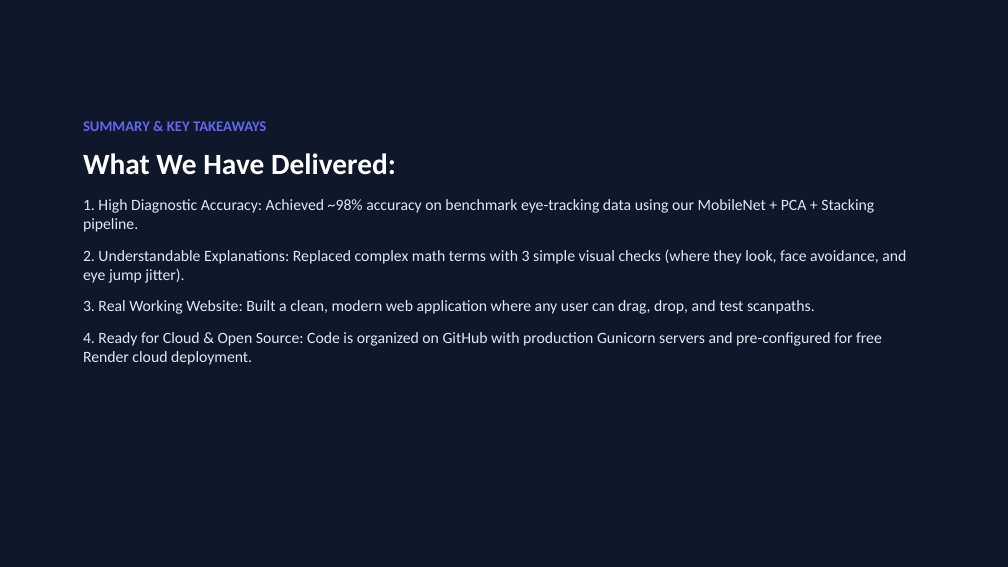
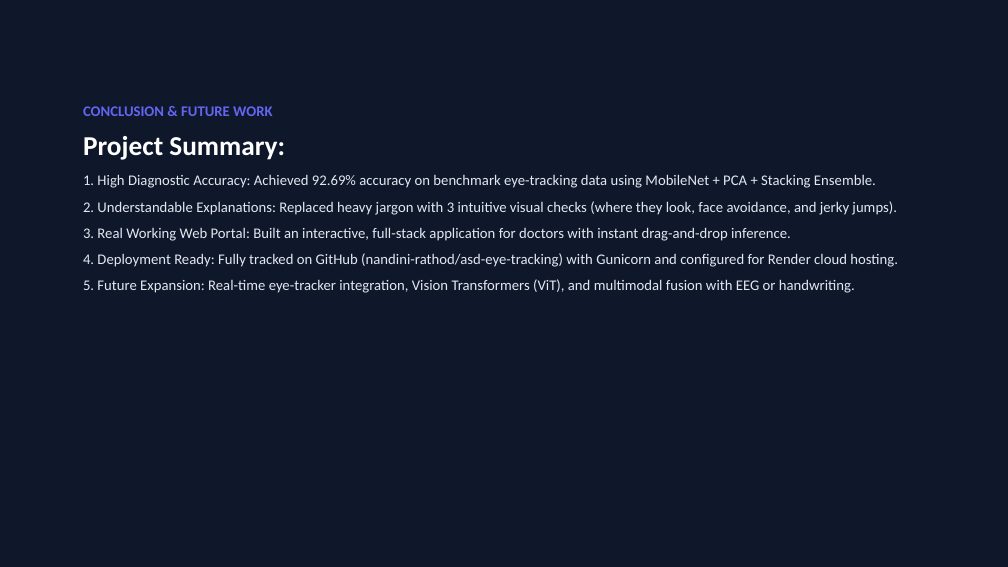
Before and after one commit to nandini-rathod/asd-eye-tracking, a slide deck: slide 10 of ASD_EyeTracking_Presentation.pptx (slide 8 before the commit). Drawn at 1008x567 pixels with LibreOffice and Linux fonts; fonts in the diff are those of the drawing. Boxes give left, top, right and bottom in pixels: in the first picture for what was removed or moved away, otherwise in the second. Text is boxed around its words. In the diff, an @@ line names an element or a change of style, - is before the commit and + after.

```diff
--- a/ASD_EyeTracking_Presentation.pptx
+++ b/ASD_EyeTracking_Presentation.pptx
@@ text at (x1=83, y1=106, x2=898, y2=293): text changed; size 15 to 14 pt @@
-SUMMARY & KEY TAKEAWAYS
-What We Have Delivered:
-1. High Diagnostic Accuracy: Achieved ~98% accuracy on benchmark eye-tracking data using our MobileNet + PCA + Stacking pipeline.
-2. Understandable Explanations: Replaced complex math terms with 3 simple visual checks (where they look, face avoidance, and eye jump jitter).
-3. Real Working Website: Built a clean, modern web application where any user can drag, drop, and test scanpaths.
-4. Ready for Cloud & Open Source: Code is organized on GitHub with production Gunicorn servers and pre-configured for free Render cloud deployment.
+CONCLUSION & FUTURE WORK
+Project Summary:
+1. High Diagnostic Accuracy: Achieved 92.69% accuracy on benchmark eye-tracking data using MobileNet + PCA + Stacking Ensemble.
+2. Understandable Explanations: Replaced heavy jargon with 3 intuitive visual checks (where they look, face avoidance, and jerky jumps).
+3. Real Working Web Portal: Built an interactive, full-stack application for doctors with instant drag-and-drop inference.
+4. Deployment Ready: Fully tracked on GitHub (nandini-rathod/asd-eye-tracking) with Gunicorn and configured for Render cloud hosting.
+5. Future Expansion: Real-time eye-tracker integration, Vision Transformers (ViT), and multimodal fusion with EEG or handwriting.
```
Also in this commit, not shown: 5 other slides changed, 4 slides added, 2 slides removed, 2 other files.
